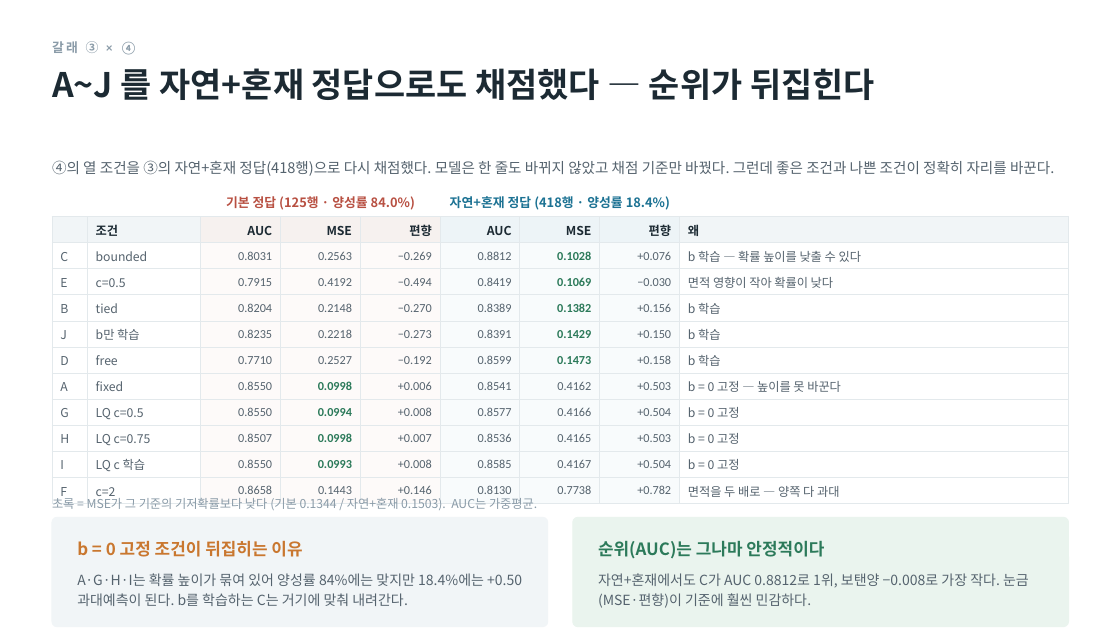
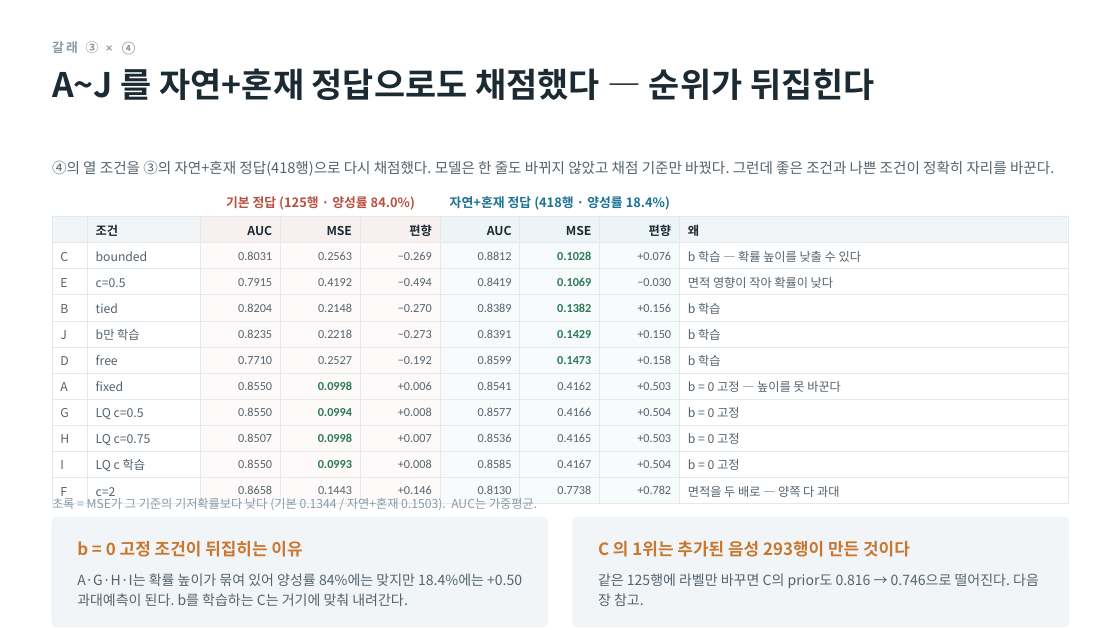
Before and after one commit to minji1217/pilotA-minji, a slide deck: slide 16 of docs/후속실험3_발표.pptx. Drawn at 1120x630 pixels with LibreOffice and Linux fonts; fonts in the diff are those of the drawing. Boxes give left, top, right and bottom in pixels: in the first picture for what was removed or moved away, otherwise in the second. Text is boxed around its words. In the diff, an @@ line names an element or a change of style, - is before the commit and + after.

```diff
--- a/docs/후속실험3_발표.pptx
+++ b/docs/후속실험3_발표.pptx
@@ rounded rectangle at (x1=573, y1=518, x2=1069, y2=627): fill #EAF4EE to #F1F5F7; outline #EAF4EE 1 pt to #F1F5F7 1 pt @@
@@ text at (x1=598, y1=541, x2=910, y2=557): text changed; text colour #2C7A5A to #C9772F @@
-순위(AUC)는 그나마 안정적이다
+C 의 1위는 추가된 음성 293행이 만든 것이다
@@ text at (x1=598, y1=573, x2=1039, y2=606): text changed @@
-자연+혼재에서도 C가 AUC 0.8812로 1위, 보탠양 −0.008로 가장 작다. 눈금(MSE·편향)이 기준에 훨씬 민감하다.
+같은 125행에 라벨만 바꾸면 C의 prior도 0.816 → 0.746으로 떨어진다. 다음 장 참고.
```
Also in this commit, not shown: 1 other slide changed, 5 other files.
